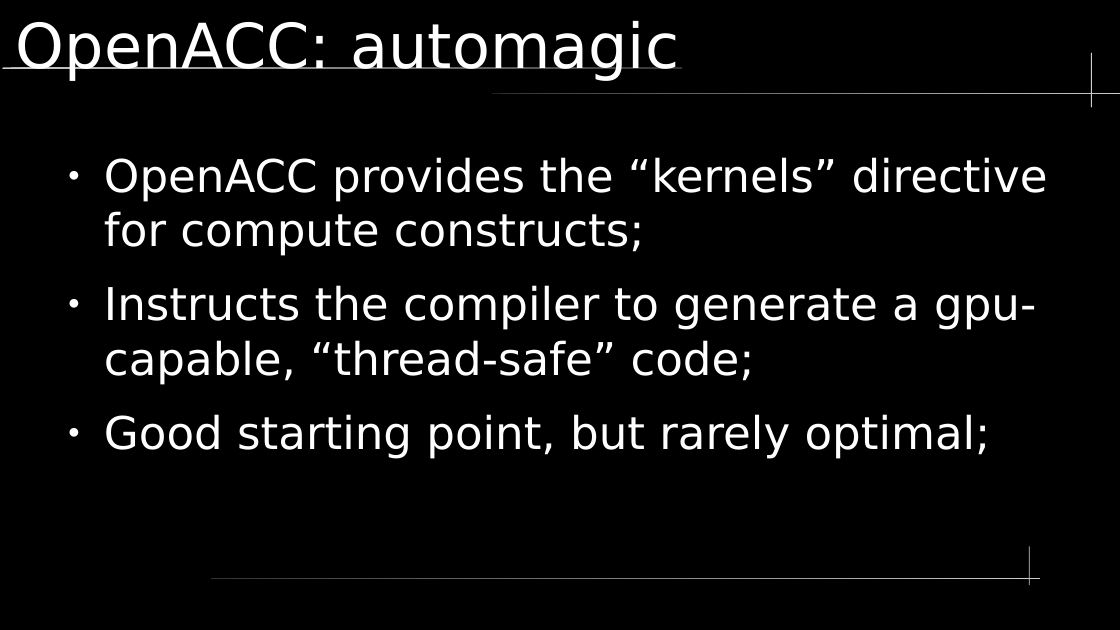
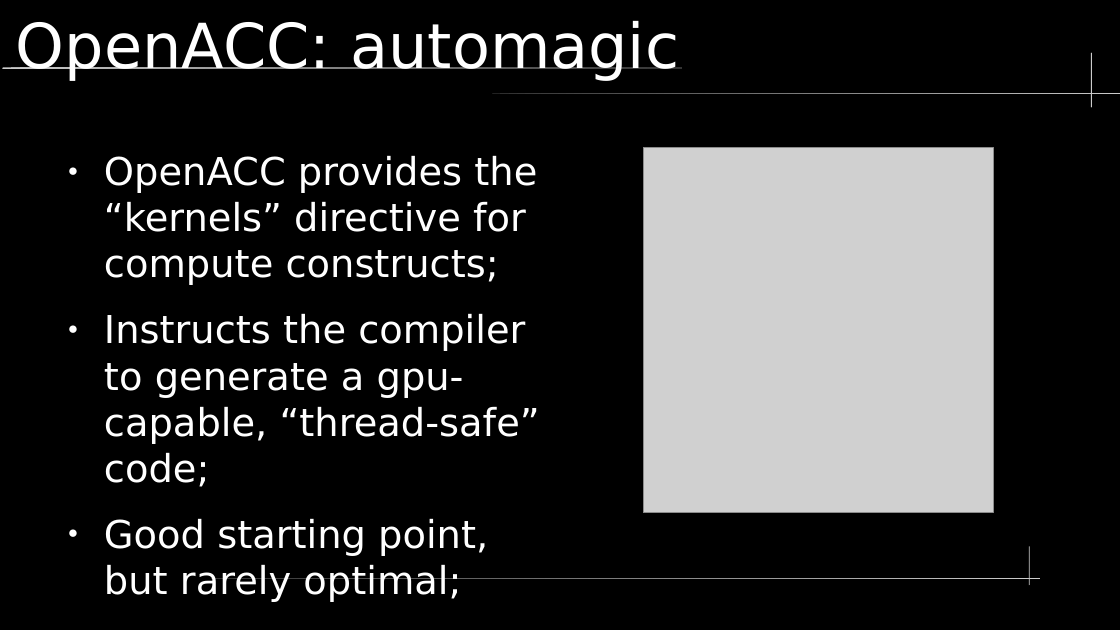
Before and after one commit to LucasGasparinoBSC/presentationUPC, a slide deck: slide 18 of lectureAlyaGPU.odp (slide 17 before the commit). Drawn at 1120x630 pixels with LibreOffice and Linux fonts; fonts in the diff are those of the drawing; grey boxes stand for pictures. Boxes give left, top, right and bottom in pixels: in the first picture for what was removed or moved away, otherwise in the second. Text is boxed around its words. In the diff, an @@ line names an element or a change of style, - is before the commit and + after.

```diff
--- a/lectureAlyaGPU.odp
+++ b/lectureAlyaGPU.odp
@@ text "OpenACC provides the “kernels” directive ..." at (104, 155, 540, 602): size 32 to 27.2 pt @@
@@ picture added at (643, 147, 994, 513) @@
```
Also in this commit, not shown: 1 other slide changed, 2 slides added.
